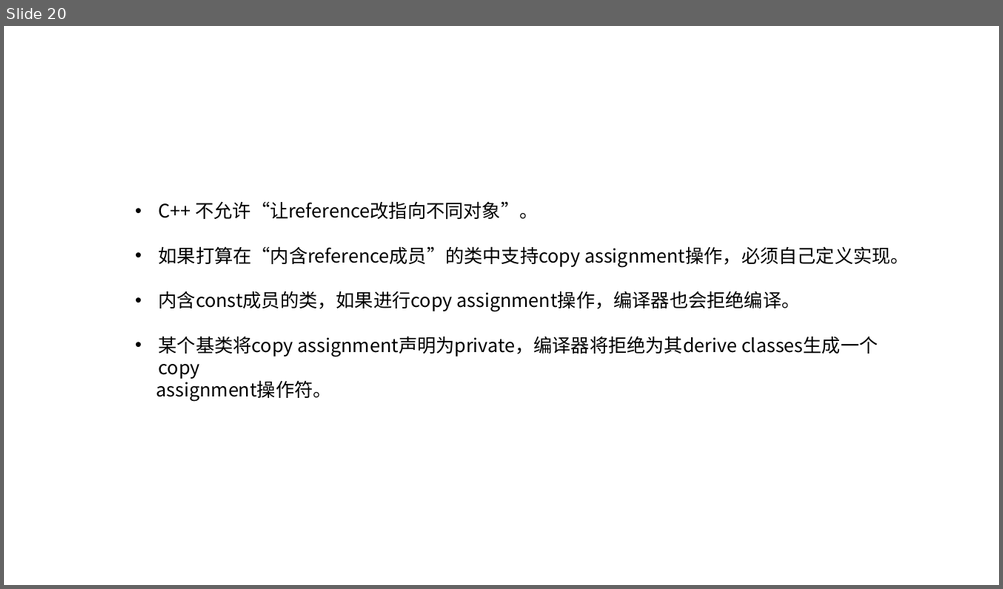
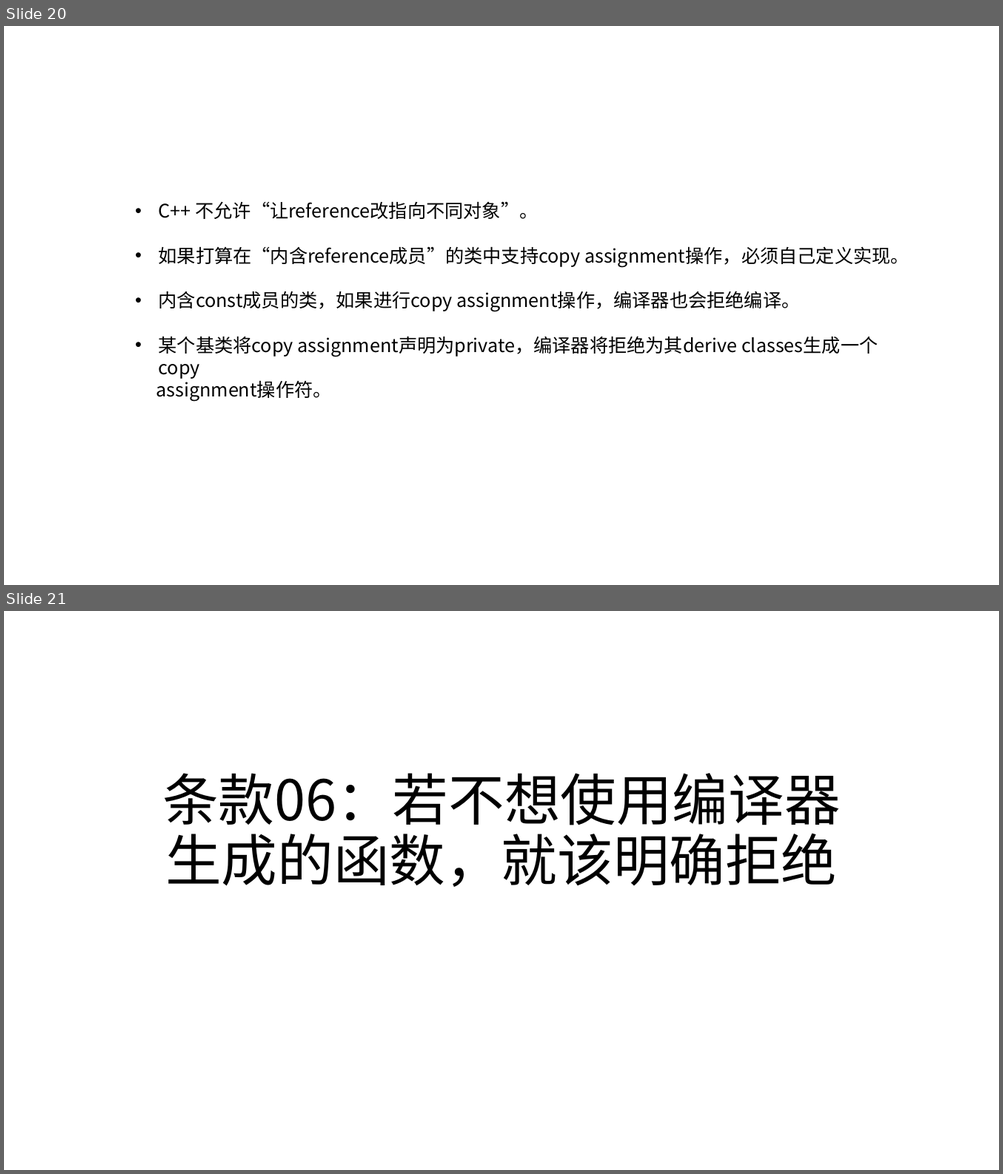
Before and after one commit to h-hkai/Effective-CPP, a slide deck: Effective C++.pptx. Shown one above the other, each under a label of ours: slide 20 before the commit, slides 20 and 21 after it. The pictures are 1003x589 and 1003x1174 pixels, drawn with LibreOffice and Linux fonts; fonts in the diff are those of the drawing. Boxes give left, top, right and bottom in pixels: in the first picture for what was removed or moved away, otherwise in the second. Text is boxed around its words. In the diff, an @@ line names an element or a change of style, - is before the commit and + after.

Commit message:
完成了条款06和07

```diff
--- a/Effective C++.pptx
+++ b/Effective C++.pptx
@@ slide 21 added at [4,611,999,1170], background #FFFFFF @@
@@ title added at [162,773,840,887], 54 pt, text #000000 @@
+条款06：若不想使用编译器生成的函数，就该明确拒绝
```
Also in this commit, not shown: 11 other slides added, 3 other files.
